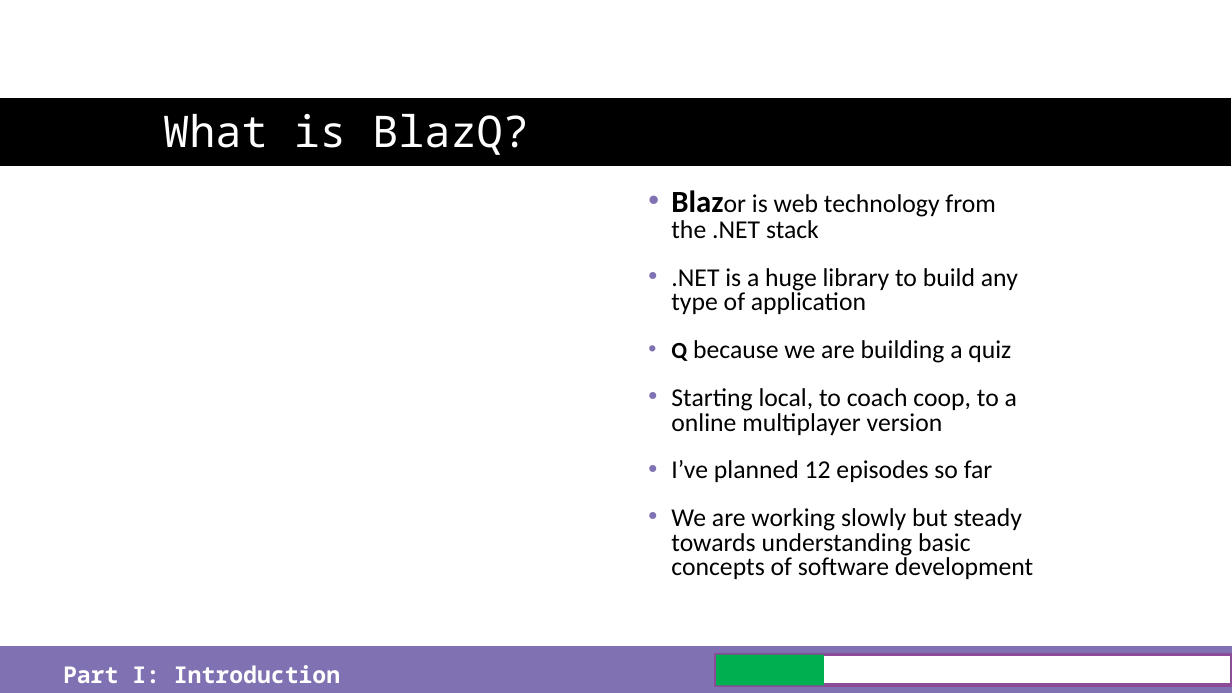
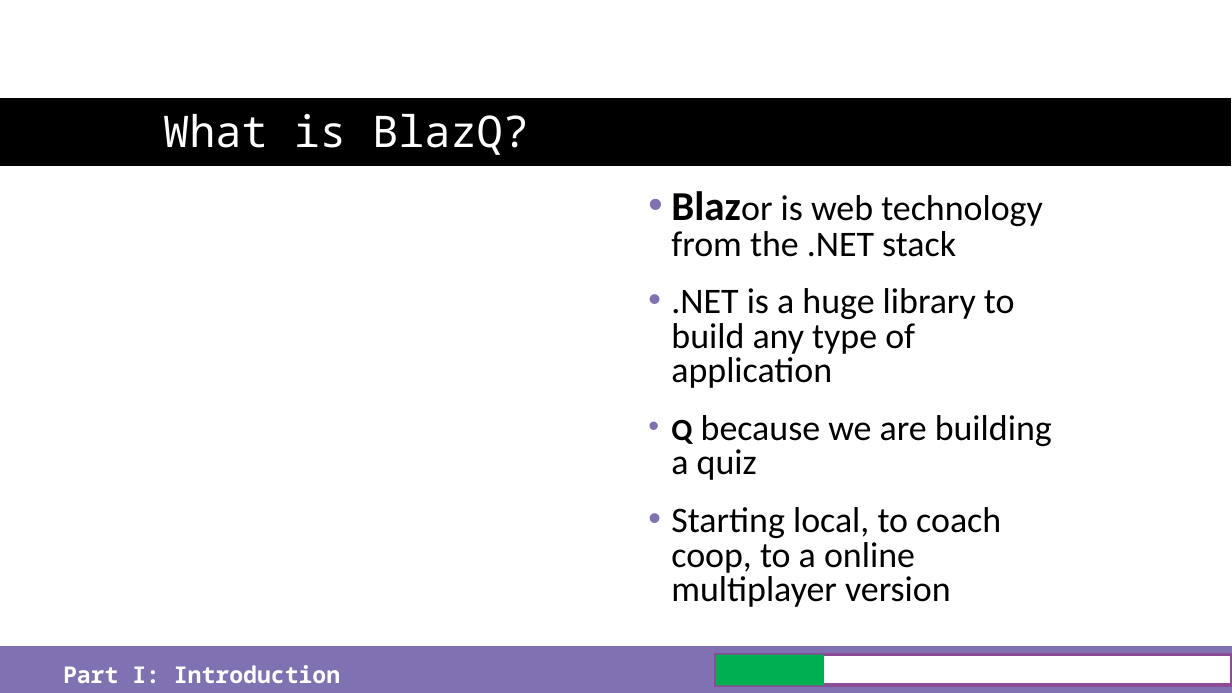
Before and after one commit to just-the-benno/BlazQ, a slide deck: slide 8 of episode1/media/slides-episode-1.pptx (slide 6 before the commit). Drawn at 1232x693 pixels with LibreOffice and Linux fonts; fonts in the diff are those of the drawing; background and template pictures are left out. Boxes give left, top, right and bottom in pixels: in the first picture for what was removed or moved away, otherwise in the second. Text is boxed around its words. In the diff, an @@ line names an element or a change of style, - is before the commit and + after.

Commit message:
changes to first episode after feedback

```diff
--- a/episode1/media/slides-episode-1.pptx
+++ b/episode1/media/slides-episode-1.pptx
@@ text "Blazor is web technology from ..." at (671,195,1052,607): size 24 to 32 pt in "Blazor"; size 20 to 28 pt; size 18 to 24 pt in "Q" @@
@@ text at (671,460,1033,579): paragraphs removed @@
-• I’ve planned 12 episodes so far
-• We are working slowly but steady towards understanding basic concepts of software development
```
Also in this commit, not shown: 4 other slides changed, 5 slides added, 1 slide removed, 3 other files.
